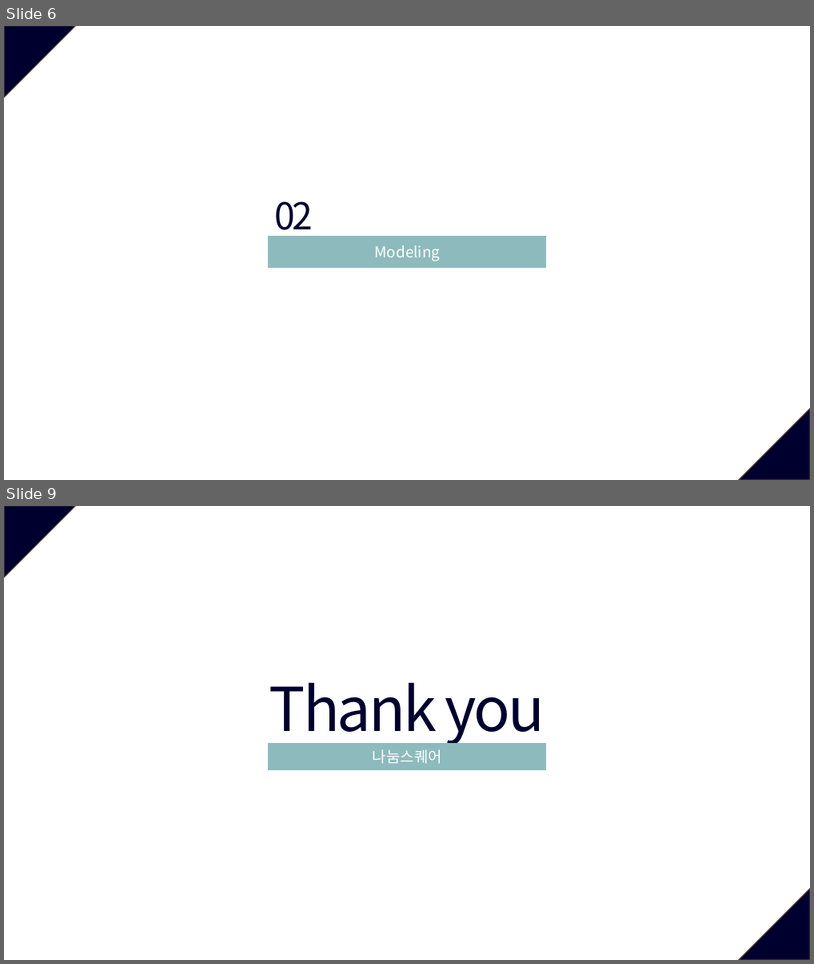
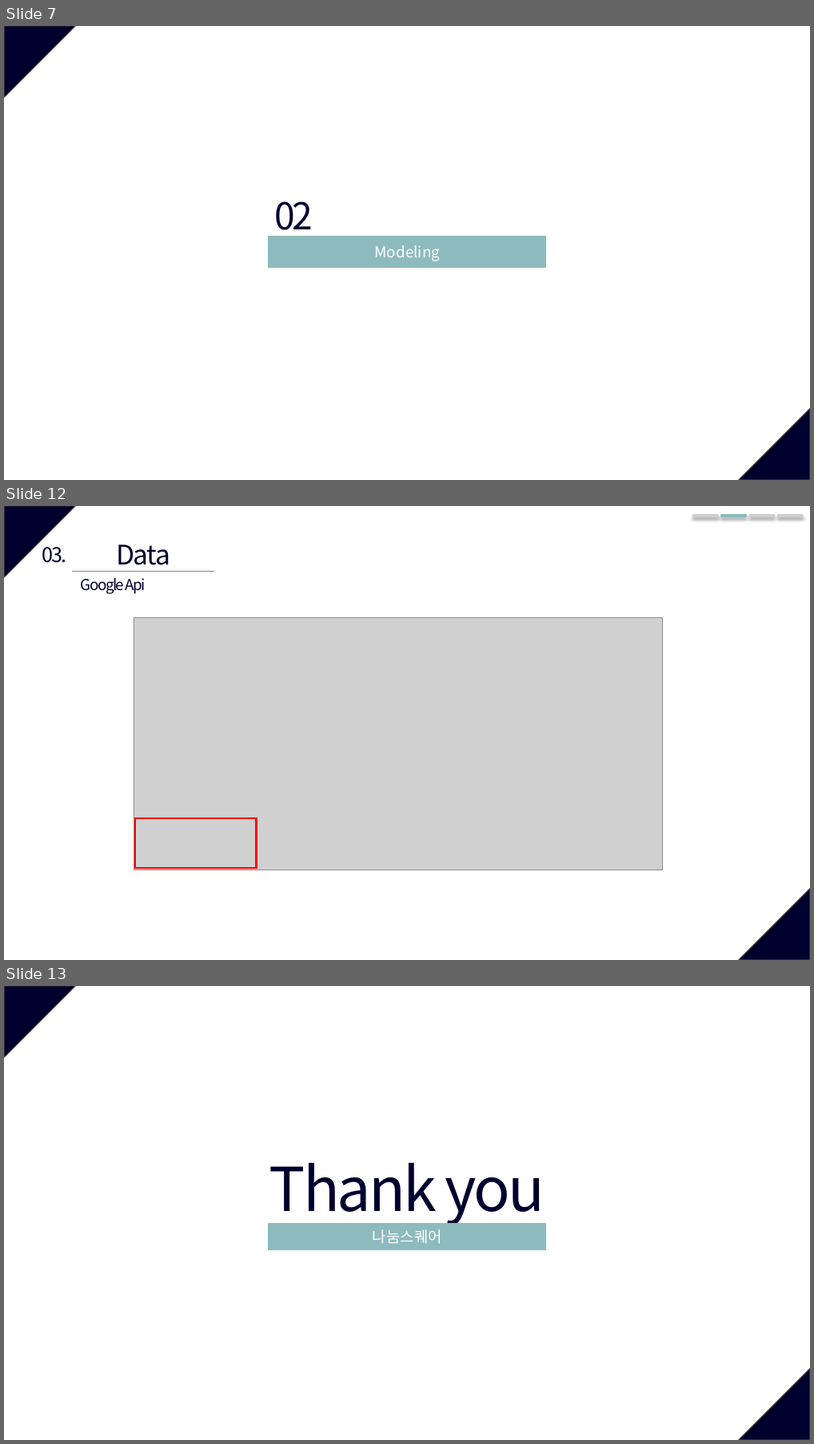
Before and after one commit to AgwaB/-CAU-Data-Structure-Design, a slide deck: 자료구조설계.pptx. Shown one above the other, each under a label of ours: slides 6 and 9 before the commit, slides 7, 12 and 13 after it; the slides between them are not shown. The pictures are 814x964 and 814x1444 pixels, drawn with LibreOffice and Linux fonts; fonts in the diff are those of the drawing; grey boxes stand for pictures. Boxes give left, top, right and bottom in pixels: in the first picture for what was removed or moved away, otherwise in the second. Text is boxed around its words. In the diff, an @@ line names an element or a change of style, - is before the commit and + after.

```diff
--- a/자료구조설계.pptx
+++ b/자료구조설계.pptx
@@ slide 12 added at [4,506,810,960], background #FFFFFF; not listed: 2 template elements that a slide beside it also shows @@
@@ line added from (694, 516) to (718, 516), #D0CECE 3.5 pt @@
@@ line added from (722, 516) to (746, 516), #8DBABD 3.5 pt @@
@@ line added from (750, 516) to (774, 516), #D0CECE 3.5 pt @@
@@ line added from (779, 516) to (802, 516), #D0CECE 3.5 pt @@
@@ text added at [42,547,67,563], 24 pt, text #00002F @@
+03.
@@ text added at [116,544,170,572], 32 pt, text #00002F @@
+Data
@@ line added from (72, 572) to (214, 572), #808080 0.5 pt @@
@@ text added at [81,578,145,594], 18 pt, text #00002F @@
+Google Api
@@ picture added at [134,617,663,869] @@
@@ rectangle added at [135,818,256,868], outline #FF0000 2 pt @@
@@ what was slide 6 is now slide 7 @@
@@ what was slide 9 is now slide 13 @@
```
Also in this commit, not shown: 5 slides changed, 3 other slides added.
